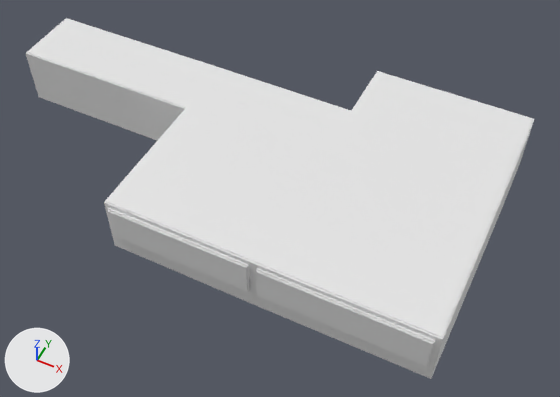
The Blender file Blender/meshes.blend as it was, and as the next commit left it.
The view is the same before and after, from a 50 mm lens placed at (17.0, -29.3, 32.9), pointed at (3.8, -2.9, -0.1). The lights are fixed; the arrows at lower left show +X, +Y and +Z.

Objects in the first picture: 'baseRoomWindows', 'roomCeiling', 'roomWalls', 'roomWindowsill'.
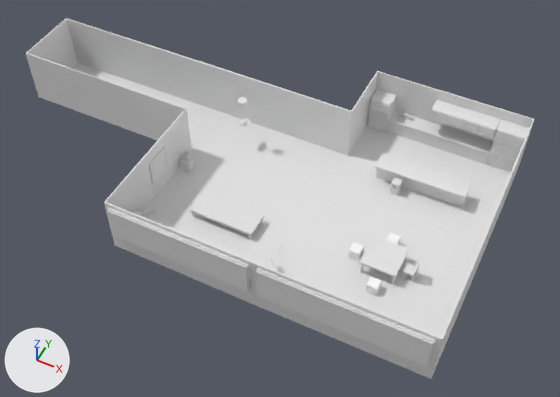
Edits to the bpy script that builds the scene:
```text
Add me_icosphere:
    me_icosphere.from_pydata(...)  # 244 vertices, 402 faces; spans x -0.238..0.241, y -0.293..0.52, z -0.027..0.229
Change ob_roomceiling:
    add ob_roomceiling.hide_set(True)
Add ob_firehat:
    ob_firehat = bpy.data.objects.new('firehat', me_icosphere)
    ob_firehat.location = (0.0, 0.0, 1.74)
```

Boxes (x1, y1, x2, y2) around the edits, measured in the pictures (560 x 397 px):
'roomCeiling', hidden: before (27, 18, 533, 338)
'firehat', added: after (239, 118, 250, 127)
'roomFloor', unchanged, uncovered by the edit: after (72, 63, 511, 338)
'counter', unchanged, uncovered by the edit: after (374, 153, 472, 207)
'coffee-table', unchanged, uncovered by the edit: after (190, 192, 264, 239)
'pantry-upper', unchanged, uncovered by the edit: after (430, 100, 501, 139)
